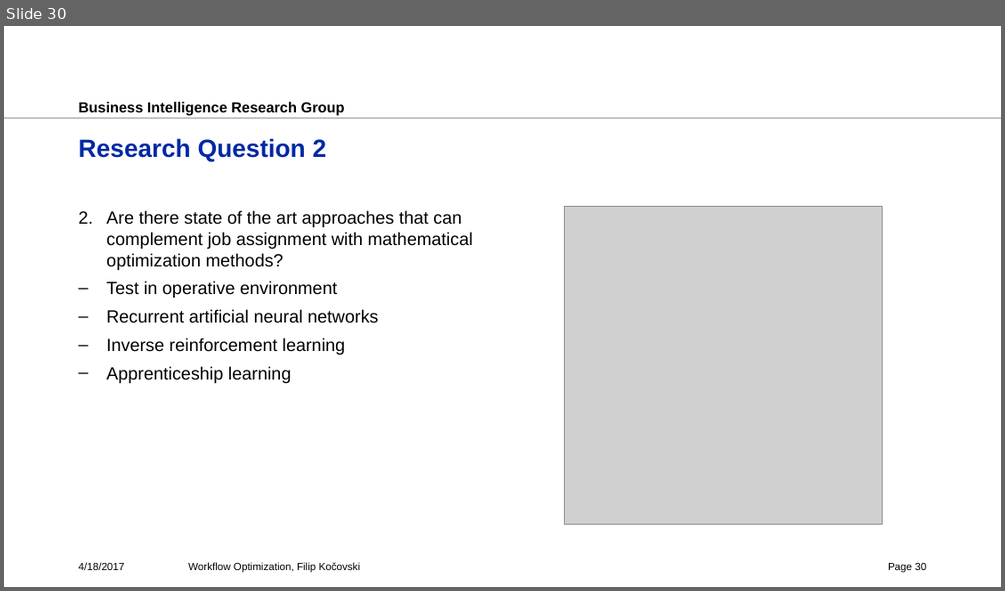
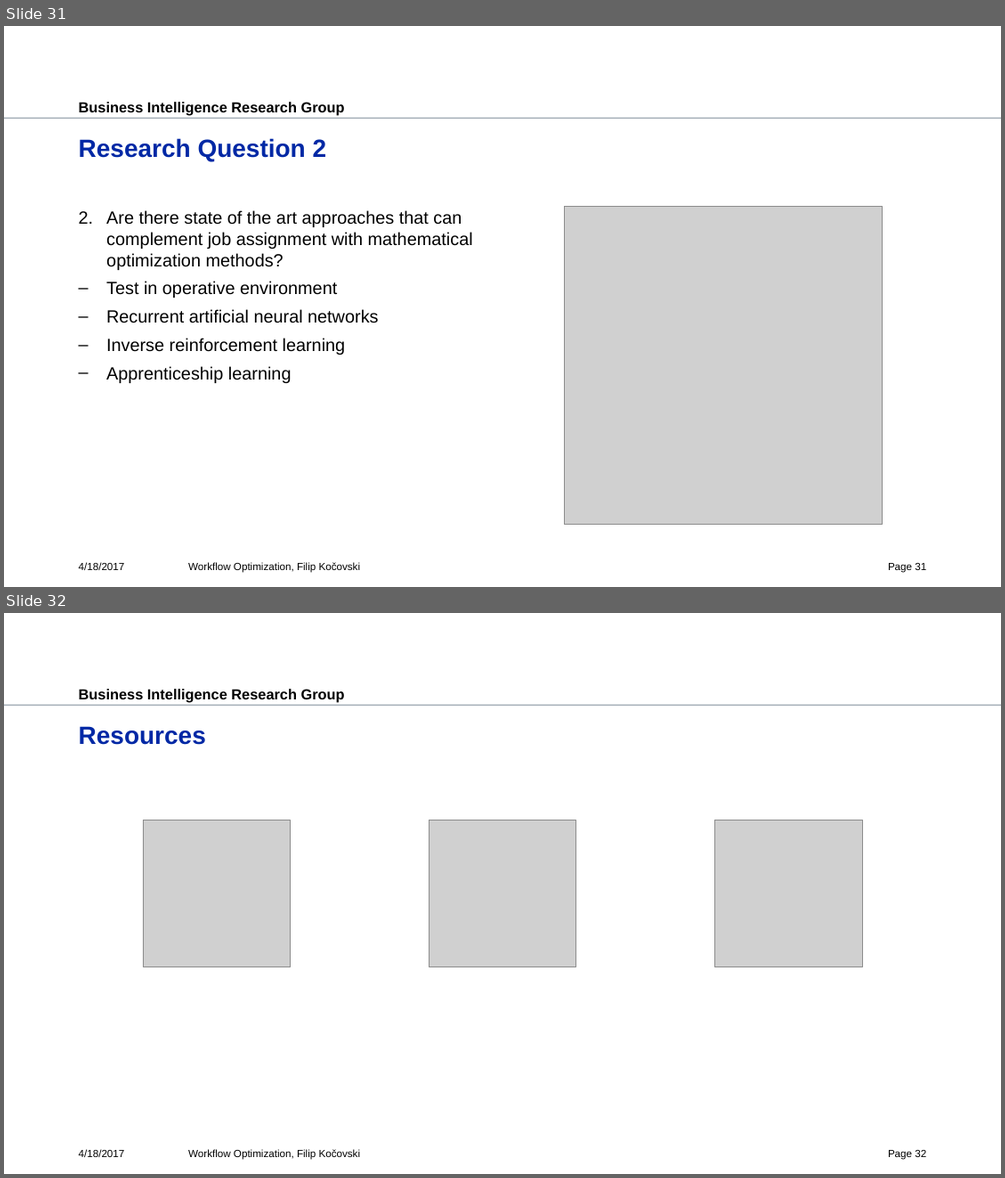
Before and after one commit to fkocovski/mt_presentation, a slide deck: Workflow Optimization.pptx. Shown one above the other, each under a label of ours: slide 30 before the commit, slides 31 and 32 after it. The pictures are 1005x591 and 1005x1178 pixels, drawn with LibreOffice and Linux fonts; fonts in the diff are those of the drawing; grey boxes stand for pictures; background and template pictures are left out. Boxes give left, top, right and bottom in pixels: in the first picture for what was removed or moved away, otherwise in the second. Text is boxed around its words. In the diff, an @@ line names an element or a change of style, - is before the commit and + after.

```diff
--- a/Workflow Optimization.pptx
+++ b/Workflow Optimization.pptx
@@ slide 32 added at bbox=[4, 613, 1001, 1174], background #FFFFFF; not listed: 2 template elements that a slide beside it also shows @@
@@ title added at bbox=[79, 726, 206, 745], 24 pt, text #0028A5, bold @@
+Resources
@@ picture added at bbox=[143, 820, 291, 967] @@
@@ picture added at bbox=[429, 820, 576, 967] @@
@@ picture added at bbox=[715, 820, 863, 967] @@
@@ text added at bbox=[79, 1149, 125, 1157], 10 pt, text #000000 @@
+4/18/2017
@@ text added at bbox=[188, 1149, 361, 1159], 10 pt, text #000000 @@
+Workflow Optimization, Filip Kočovski
@@ page number added at bbox=[888, 1150, 926, 1159], 10 pt, text #000000 @@
+Page 32
@@ what was slide 30 is now slide 31 @@
@@ page number at bbox=[888, 563, 926, 572]: text changed @@
-Page 30
+Page 31
```
Also in this commit, not shown: 8 slides changed, 1 other slide added.
